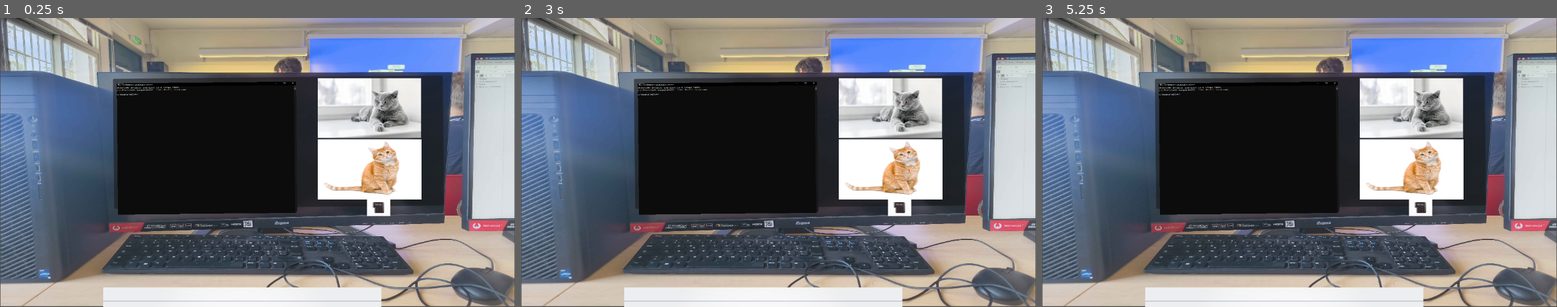
Above: before the commit, frames 1-3 (left to right).
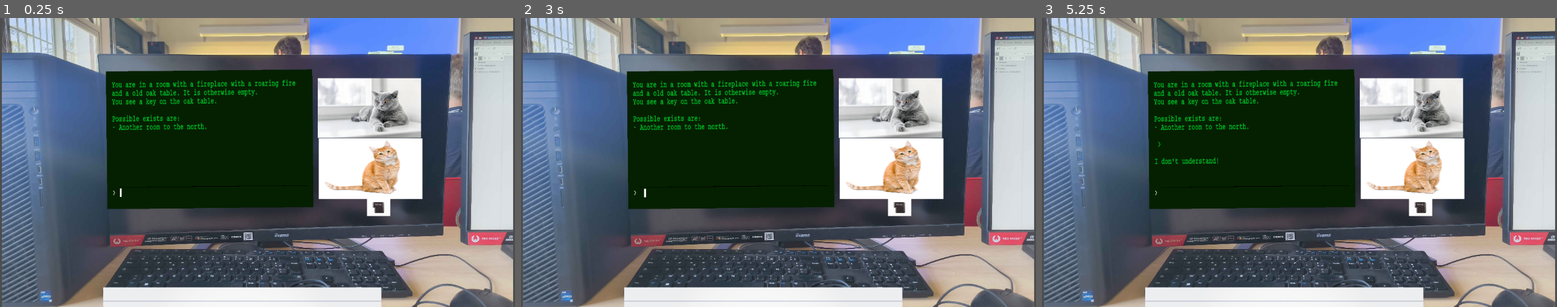
Above: after the commit, the same moments.

Repository: EmilienRY/Art-fac
Game: Godot game, scene res://scene/mainScene.tscn
Two runs of this game, one before a commit and one after it. Both use one fixed random seed, a clock stepped at 60 frames per second and the inputs below.
Inputs:
- Up to frame 1 (0.25 s): no input
- Up to frame 2 (3 s): tap Enter at 0.5, 2 s; tap Space at 1.25, 2.75 s
- Up to frame 3 (5.25 s): tap Enter at 5 s

The runs differ from the first frame. In frame 1, 40% of the frame differs, in the area x 0-100%, y 0-100%; in frame 2, 40%; in frame 3, 41%.

Commit message:
ajout base pour le terminak

Diff:
--- /dev/null
+++ b/data/game1.json
@@ -0,0 +1,43 @@
+{
+	"room1": {
+		"intro" : "You are in a room with a fireplace with a roaring fire and a old oak table. It is otherwise empty.",
+		"items" : {
+			"key123" : {
+				"description" : "You see a key on the oak table.",
+				"type" : "key",
+				"opens" : "north",
+				"name" : "key"
+			}
+		},
+		"exits" : {
+			"north" : {
+				"description" : "Another room to the north.",
+				"destination" : "room2",
+				"locked" : true,
+				"key" : "key123"
+			}
+		}
+	},
+	"room2": {
+		"intro" : "You are in a corridor with a door to the east",
+		"exits" : {
+			"south" : {
+				"description" : "South, back the way you came.",
+				"destination" : "room1"
+			},
+			"east" : {
+				"description" : "East, to room 3.",
+				"destination" : "room3"
+			}
+		}
+	},
+	"room3": {
+		"intro" : "This stone bricked room is empty.",
+		"exits" : {
+			"west" : {
+				"description" : "West, back the way you came.",
+				"destination" : "room2"
+			}
+		}
+	}
+}
--- a/scene/mainScene.tscn
+++ b/scene/mainScene.tscn
@@ -1,42 +1,90 @@
-[gd_scene load_steps=9 format=3 uid="uid://cwt3mvqkyx2k4"]
+[gd_scene load_steps=12 format=3 uid="uid://cwt3mvqkyx2k4"]
 
 [ext_resource type="Texture2D" uid="uid://dpgmwt1l3ycod" path="res://assets/PC.jpg" id="1_iwpey"]
-[ext_resource type="Texture2D" uid="uid://c1o3d05evj0od" path="res://assets/cmd.png" id="2_cnl1l"]
+[ext_resource type="FontFile" uid="uid://bq1qb3s7yikad" path="res://font/09809_COURIER.ttf" id="2_00228"]
 [ext_resource type="Texture2D" uid="uid://dj37tupsujhv0" path="res://assets/feuille.jpg" id="2_x5lxk"]
+[ext_resource type="Script" uid="uid://csi26ckm6tcd2" path="res://scripts/LineEdit.gd" id="3_1bl4g"]
 [ext_resource type="Texture2D" uid="uid://cs8eb0lbtd4n0" path="res://assets/tableau.jpg" id="3_p8cf3"]
 [ext_resource type="Texture2D" uid="uid://dbk0o7h1fmnbe" path="res://assets/voisin.jpg" id="4_dx33h"]
 [ext_resource type="Texture2D" uid="uid://cw0s7djolpi41" path="res://assets/chat.jpg" id="6_00228"]
 [ext_resource type="Texture2D" uid="uid://ddpj3h7dyvhf2" path="res://assets/chatOut.jpg" id="7_1bl4g"]
 [ext_resource type="Texture2D" uid="uid://i4fpsbq11ebh" path="res://assets/enter.jpg" id="8_00228"]
 
+[sub_resource type="StyleBoxLine" id="StyleBoxLine_1bl4g"]
+
+[sub_resource type="StyleBoxLine" id="StyleBoxLine_0mgva"]
+
 [node name="Node2D" type="Node2D"]
 
 [node name="Pc" type="Sprite2D" parent="."]
 position = Vector2(573.00006, 327.00006)
-scale = Vector2(0.28186277, 0.21093749)
+scale = Vector2(0.28020474, 0.25308582)
 texture = ExtResource("1_iwpey")
 
-[node name="Control" type="Control" parent="."]
+[node name="Terminal" type="Control" parent="."]
 layout_mode = 3
 anchors_preset = 0
-offset_left = 253.687
-offset_top = 144.52812
-offset_right = 980.92554
-offset_bottom = 435.84766
+offset_left = 234.0
+offset_top = 125.00001
+offset_right = 961.2385
+offset_bottom = 416.31952
 rotation = -0.01001645
-scale = Vector2(1, 1.0116192)
+scale = Vector2(0.63441795, 1.0588717)
+size_flags_horizontal = 0
+size_flags_vertical = 0
 
-[node name="Panel" type="Panel" parent="Control"]
-layout_mode = 0
-offset_left = -3.661499
-offset_top = -2.5355225
-offset_right = 733.97614
-offset_bottom = 285.41516
+[node name="Background" type="PanelContainer" parent="Terminal"]
+layout_mode = 1
+anchors_preset = 15
+anchor_right = 1.0
+anchor_bottom = 1.0
+grow_horizontal = 2
+grow_vertical = 2
 
-[node name="Cmd" type="Sprite2D" parent="Control"]
-position = Vector2(204.91566, 152.52057)
-scale = Vector2(0.41428858, 0.29770577)
-texture = ExtResource("2_cnl1l")
+[node name="ColorRect" type="ColorRect" parent="Terminal/Background"]
+layout_mode = 2
+color = Color(0.019607844, 0.1254902, 0, 1)
+
+[node name="MarginContainer" type="MarginContainer" parent="Terminal/Background"]
+layout_mode = 2
+theme_override_constants/margin_left = 20
+theme_override_constants/margin_top = 20
+theme_override_constants/margin_right = 20
+theme_override_constants/margin_bottom = 20
+
+[node name="Rows" type="VBoxContainer" parent="Terminal/Background/MarginContainer"]
+layout_mode = 2
+theme_override_constants/separation = 20
+
+[node name="GameText" type="RichTextLabel" parent="Terminal/Background/MarginContainer/Rows"]
+layout_mode = 2
+size_flags_vertical = 3
+theme_override_colors/default_color = Color(0, 0.76862746, 0.16862746, 1)
+theme_override_fonts/normal_font = ExtResource("2_00228")
+theme_override_font_sizes/normal_font_size = 20
+scroll_following = true
+
+[node name="HBoxContainer" type="HBoxContainer" parent="Terminal/Background/MarginContainer/Rows"]
+layout_mode = 2
+
+[node name="Label" type="Label" parent="Terminal/Background/MarginContainer/Rows/HBoxContainer"]
+layout_mode = 2
+theme_override_fonts/font = ExtResource("2_00228")
+text = "> "
+horizontal_alignment = 1
+vertical_alignment = 2
+
+[node name="LineEdit" type="LineEdit" parent="Terminal/Background/MarginContainer/Rows/HBoxContainer"]
+layout_mode = 2
+size_flags_horizontal = 3
+theme_override_constants/caret_width = 7
+theme_override_fonts/font = ExtResource("2_00228")
+theme_override_font_sizes/font_size = 20
+theme_override_styles/normal = SubResource("StyleBoxLine_1bl4g")
+theme_override_styles/focus = SubResource("StyleBoxLine_0mgva")
+max_length = 50
+caret_blink = true
+script = ExtResource("3_1bl4g")
 
 [node name="Camera2D" type="Camera2D" parent="."]
 position = Vector2(573, 329)
@@ -62,7 +110,7 @@
 texture = ExtResource("6_00228")
 
 [node name="ChatOut" type="Sprite2D" parent="."]
-position = Vector2(824.25, 344.42188)
+position = Vector2(826, 343)
 scale = Vector2(0.37826794, 0.2545316)
 texture = ExtResource("7_1bl4g")
 
@@ -70,3 +118,5 @@
 position = Vector2(844, 430)
 scale = Vector2(0.084558874, 0.060865995)
 texture = ExtResource("8_00228")
+
+[connection signal="text_submitted" from="Terminal/Background/MarginContainer/Rows/HBoxContainer/LineEdit" to="Terminal/Background/MarginContainer/Rows/HBoxContainer/LineEdit" method="_on_text_submitted"]
--- /dev/null
+++ b/scripts/GameDataProcessor.gd
@@ -0,0 +1,111 @@
+class_name GameDataProcessor
+
+var InstructionSet = load("res://scripts/InstructionSet.gd")
+
+var rooms
+var currentRoom = null
+var inventory = {}
+
+func _init():
+	rooms = loadJsonData("res://data/game1.json")
+
+# Load the game data from the json file.
+func loadJsonData(fileName):
+	var file = FileAccess.open(fileName, FileAccess.READ)
+	var json_string = file.get_as_text()
+	file.close()
+
+	var json = JSON.new()
+	var error = json.parse(json_string)
+	if error == OK:
+		var data_received = json.data
+		if typeof(data_received) == TYPE_DICTIONARY:
+			return data_received
+		else:
+			assert(false, "Unexpected data in JSON output")
+	else:
+		print("JSON Parse Error: ", json.get_error_message(), " in ", json_string, " at line ", json.get_error_line())
+		assert(false, "JSON Parse Error")
+
+func process_action(action, object = null):
+	# React to the help command.
+	if action == InstructionSet.HELP:
+		var helpText = ''
+		helpText += 'Instructions:' + "\n"
+		helpText += '- Use "look" around the room you are in.' + "\n"
+		helpText += '- Use "north", "south", "east", "west" to move in that direction.' + "\n"
+		helpText += '- Use "open" or "close" to interact with doors.' + "\n"
+		helpText += '- Use "get <object>" pick up objects.' + "\n"
+		helpText += '- Use "reset" to reset the game, or "exit" to quit.' + "\n"
+		return helpText
+
+	# React to the reset command.
+	if action == InstructionSet.RESET:
+		currentRoom = null
+		inventory = {}
+		rooms = loadJsonData("res://data/game1.json")
+		return process_action(null)
+
+	# React to the quit command.
+	if action == InstructionSet.QUIT:
+		Engine.get_main_loop().quit()
+		return 'Bye...'
+
+	# If the current room is empty then start with the initial room.
+	if currentRoom == null:
+		currentRoom = 'room1'
+		return render_room(rooms[currentRoom])
+
+	# React to the look command.
+	if action == InstructionSet.LOOK:
+		return render_room(rooms[currentRoom])
+
+	if action == InstructionSet.GET and object != null:
+		for item in rooms[currentRoom]['items']:
+			if rooms[currentRoom]['items'][item]['name'] == object:
+				inventory[item] = rooms[currentRoom]['items'][item]
+				return 'You get the ' + object;
+		return 'There is no ' + object + "\n"
+
+	if action == InstructionSet.OPEN and object != null:
+		var direction = object.get_slice(' ', 0)
+		var exit = object.get_slice(' ', 1)
+		for item in rooms[currentRoom]['exits']:
+			if item == direction:
+				for inventoryItem in inventory:
+					if rooms[currentRoom]['exits'][item]['key'] == inventoryItem:
+						rooms[currentRoom]['exits'][item]['locked'] = false
+						return 'You open the ' + direction + ' door'
+			else:
+				return 'What direction do you want to open?'
+		return 'You do not have the key for this door'
+
+	# If we get to this point we have a direction of some kind.
+	# Is direction/action valid?
+	if rooms[currentRoom]['exits'].has(action) == false:
+		return 'I don\'t understand!' + "\n"
+
+	# is a direction then change the state to the new room.
+	if rooms[currentRoom]['exits'][action].has('destination') == true:
+		if rooms[currentRoom]['exits'][action].has('locked') and rooms[currentRoom]['exits'][action]['locked'] == true:
+			return "The door is locked!\n"
+		currentRoom = rooms[currentRoom]['exits'][action]['destination']
+
+	# return the text of the new room
+	return render_room(rooms[currentRoom])
+
+# Render a given room, including the exits.
+func render_room(room):
+	var renderedRoom = ''
+	renderedRoom += room['intro'] + "\n"
+
+	if room.has('items') == true:
+		for item in room['items']:
+			if inventory.has(item) == false:
+				renderedRoom += room['items'][item]['description'] + "\n"
+
+	renderedRoom += "\nPossible exists are:\n"
+
+	for exit in room['exits']:
+		renderedRoom += "- " + room['exits'][exit]['description'] + "\n"
+	return renderedRoom
--- /dev/null
+++ b/scripts/InstructionSet.gd
@@ -0,0 +1,25 @@
+class_name InstructionSet
+
+const NOT_FOUND = "not_found"
+
+const HELP = "help"
+
+const RESET = "reset"
+
+const QUIT = "quit"
+
+const LOOK = "look"
+
+const NORTH = "north"
+
+const SOUTH = "south"
+
+const EAST = "east"
+
+const WEST = "west"
+
+const GET = "get"
+
+const OPEN = "open"
+
+const CLOSE = "close"
--- /dev/null
+++ b/scripts/LineEdit.gd
@@ -0,0 +1,35 @@
+extends LineEdit
+
+const TextParser = preload("res://scripts/TextParser.gd")
+const GameDataProcessor = preload("res://scripts/GameDataProcessor.gd")
+
+var gameText: RichTextLabel
+var text_parser = null
+var game_data_processor = null
+
+# Called when the node enters the scene tree for the first time.
+func _ready():
+	gameText = get_parent().get_parent().get_node("GameText")
+	text_parser = TextParser.new()
+	game_data_processor = GameDataProcessor.new()
+	gameText.append_text(game_data_processor.process_action('') + "\n")
+	self.grab_focus()
+
+func _on_text_submitted(new_text):
+	if (new_text.is_empty()):
+		return
+
+	# clear the text of the text area.
+	self.set_text('')
+
+	# parse text
+	var instruction = text_parser.parse(new_text)
+
+	# send to game data
+	var output_text = ''
+	output_text += " > " + new_text + "\n\n"
+	output_text += game_data_processor.process_action(instruction, text_parser.get_object())
+	output_text += "\n"
+
+	# pass output to the game text area
+	gameText.append_text(output_text)
--- /dev/null
+++ b/scripts/TextParser.gd
@@ -0,0 +1,65 @@
+class_name TextParser
+
+var InstructionSet = load("res://scripts/InstructionSet.gd")
+
+var object = null
+
+# Parse a given input string into an instruction.
+func parse(text):
+	match text:
+		'go north':
+			return InstructionSet.NORTH
+		'north':
+			return InstructionSet.NORTH
+		'go south':
+			return InstructionSet.SOUTH
+		'south':
+			return InstructionSet.SOUTH
+		'go east':
+			return InstructionSet.EAST
+		'east':
+			return InstructionSet.EAST
+		'go west':
+			return InstructionSet.WEST
+		'west':
+			return InstructionSet.WEST
+
+		'look':
+			return InstructionSet.LOOK
+		'help':
+			return InstructionSet.HELP
+		'help me':
+			return InstructionSet.HELP
+
+		'reset':
+			return InstructionSet.RESET
+		'quit':
+			return InstructionSet.QUIT
+		'exit':
+			return InstructionSet.QUIT
+
+	if text.begins_with('get '):
+		var regex = RegEx.new()
+		regex.compile("get\\s(?<object>.*(\\s.*)?)")
+		var results = regex.search(text)
+		object = results.get_string('object')
+		return InstructionSet.GET
+
+	if text.begins_with('open '):
+		var regex = RegEx.new()
+		regex.compile("open\\s(?<object>.*(\\s.*)?)")
+		var results = regex.search(text)
+		object = results.get_string('object')
+		return InstructionSet.OPEN
+
+	if text.begins_with('close '):
+		var regex = RegEx.new()
+		regex.compile("close\\s(?<object>.*(\\s.*)?)")
+		var results = regex.search(text)
+		object = results.get_string('object')
+		return InstructionSet.CLOSE
+
+	return InstructionSet.NOT_FOUND
+
+func get_object():
+	return object
Binary file added: font/09809_COURIER.ttf
Not shown, added: font/09809_COURIER.ttf.import
Not shown, added: scripts/GameDataProcessor.gd.uid
Not shown, added: scripts/InstructionSet.gd.uid
Not shown, added: scripts/LineEdit.gd.uid
Not shown, added: scripts/TextParser.gd.uid
